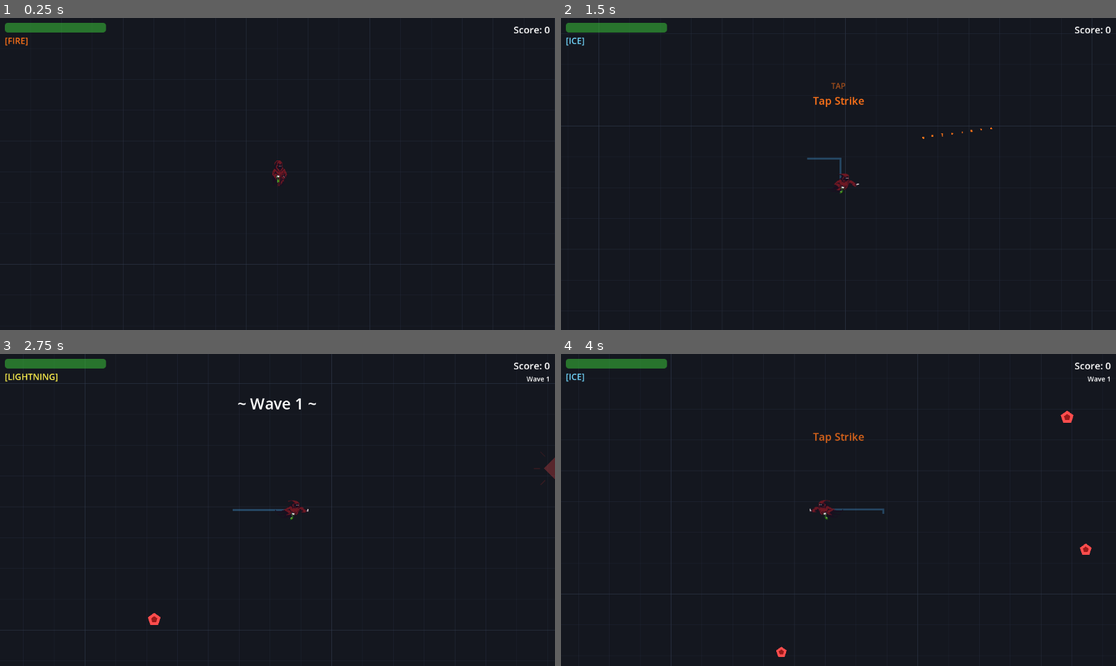
Above: before the commit, frames 1-4 (two rows, left to right).
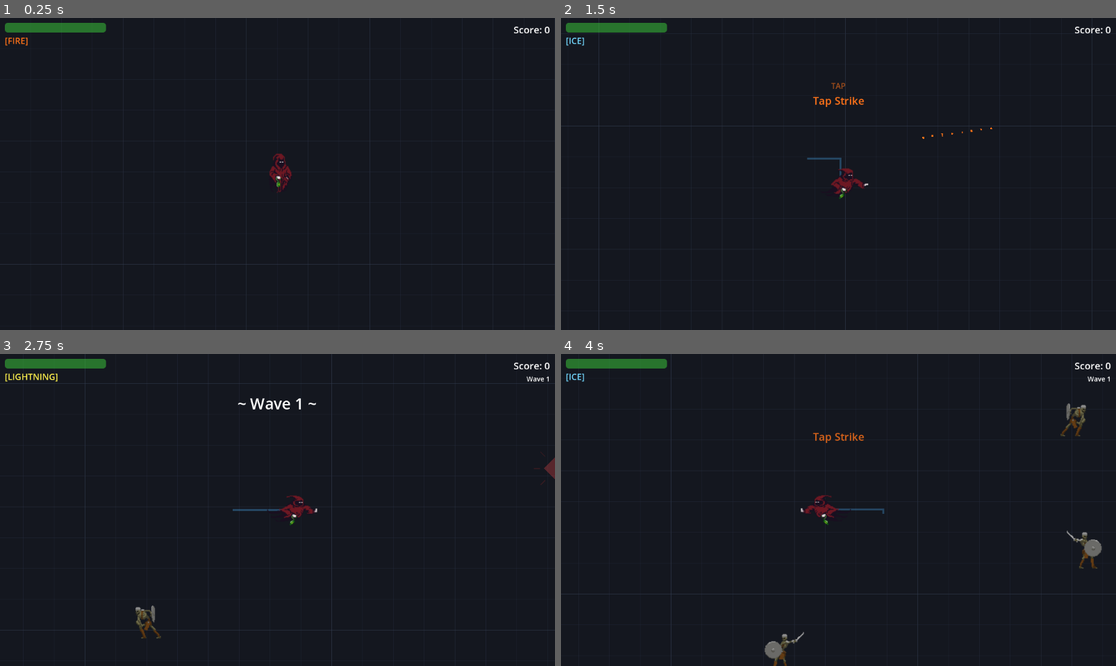
Above: after the commit, the same moments.

Repository: georgeIshaq/its-glyphing-time
Game: Godot game, scene res://scenes/Main.tscn
Same seed, same stepped clock (60 frames per second), same inputs: the game is played once before the commit and once after it.
Inputs (mouse positions are in pixels of both pictures, inside the frame that each line leads up to):
- Up to frame 1 (0.25 s): no input
- Up to frame 2 (1.5 s): tap Enter at 0.5 s; move the mouse to (960, 158) at 0.52 s; hold D (move_right) 0.53-1.28 s; hold 1 (switch_fire) 0.53-1.28 s; click (960, 158) at 0.67 s; move the mouse to (727, 189) at 1.27 s; hold S (move_down) from 1.28 s (still down); tap 2 (switch_ice) at 1.35 s
- Up to frame 3 (2.75 s): move the mouse to (333, 441) at 2.02 s; release S (move_down) at 2.03 s; hold D (move_right) from 2.03 s (still down); hold 3 (switch_lightning) from 2.03 s (still down)
- Up to frame 4 (4 s): move the mouse to (810, 572) at 2.77 s; release D (move_right) at 2.78 s; release 3 (switch_lightning) at 2.78 s; hold W (move_up) 2.78-3.53 s; tap 1 (switch_fire) at 2.85 s; click (810, 572) at 2.92 s; move the mouse to (1005, 556) at 3.52 s; hold A (move_left) from 3.53 s (still down); hold 2 (switch_ice) from 3.53 s (still down)

The runs differ from the first frame. In frame 1, 0.2% of the frame differs, in the area x 48-53%, y 43-56%; in frame 2, 0.2%; in frame 3, 0.4%; in frame 4, 1.0%, in the area x 36-98%, y 15-100%.

Commit message:
Replace programmatic enemy sprites with animated sprite sheets
- Skeleton (6 frames) → basic enemy
- Goblin (12 frames) → fast enemy
- Mushroom (11 frames) → tank enemy
- Flying eye (6 frames) → ranged enemy
- All sprites scaled up 1.5x (tank at 1.8x), player also 1.5x
- 150x150 frames at 7 FPS looping attack animations
- Enemies flip horizontally to face the player
- Added status effect processing to fast/ranged enemy overrides
- Removed old programmatic sprite references

Co-Authored-By: Claude Opus 4.6 (1M context) <noreply@anthropic.com>

Diff:
--- /dev/null
+++ b/art/flying_eye_sprites.tres
@@ -0,0 +1,53 @@
+[gd_resource type="SpriteFrames" load_steps=8 format=3]
+
+[ext_resource type="Texture2D" path="res://art/Flying eye/Attack3.png" id="1_sheet"]
+
+[sub_resource type="AtlasTexture" id="frame_0"]
+atlas = ExtResource("1_sheet")
+region = Rect2(0, 0, 150, 150)
+
+[sub_resource type="AtlasTexture" id="frame_1"]
+atlas = ExtResource("1_sheet")
+region = Rect2(150, 0, 150, 150)
+
+[sub_resource type="AtlasTexture" id="frame_2"]
+atlas = ExtResource("1_sheet")
+region = Rect2(300, 0, 150, 150)
+
+[sub_resource type="AtlasTexture" id="frame_3"]
+atlas = ExtResource("1_sheet")
+region = Rect2(450, 0, 150, 150)
+
+[sub_resource type="AtlasTexture" id="frame_4"]
+atlas = ExtResource("1_sheet")
+region = Rect2(600, 0, 150, 150)
+
+[sub_resource type="AtlasTexture" id="frame_5"]
+atlas = ExtResource("1_sheet")
+region = Rect2(750, 0, 150, 150)
+
+[resource]
+animations = [{
+"frames": [{
+"duration": 1.0,
+"texture": SubResource("frame_0")
+}, {
+"duration": 1.0,
+"texture": SubResource("frame_1")
+}, {
+"duration": 1.0,
+"texture": SubResource("frame_2")
+}, {
+"duration": 1.0,
+"texture": SubResource("frame_3")
+}, {
+"duration": 1.0,
+"texture": SubResource("frame_4")
+}, {
+"duration": 1.0,
+"texture": SubResource("frame_5")
+}],
+"loop": true,
+"name": &"attack",
+"speed": 7.0
+}]
--- /dev/null
+++ b/art/goblin_sprites.tres
@@ -0,0 +1,95 @@
+[gd_resource type="SpriteFrames" load_steps=14 format=3]
+
+[ext_resource type="Texture2D" path="res://art/Goblin/Attack3.png" id="1_sheet"]
+
+[sub_resource type="AtlasTexture" id="frame_0"]
+atlas = ExtResource("1_sheet")
+region = Rect2(0, 0, 150, 150)
+
+[sub_resource type="AtlasTexture" id="frame_1"]
+atlas = ExtResource("1_sheet")
+region = Rect2(150, 0, 150, 150)
+
+[sub_resource type="AtlasTexture" id="frame_2"]
+atlas = ExtResource("1_sheet")
+region = Rect2(300, 0, 150, 150)
+
+[sub_resource type="AtlasTexture" id="frame_3"]
+atlas = ExtResource("1_sheet")
+region = Rect2(450, 0, 150, 150)
+
+[sub_resource type="AtlasTexture" id="frame_4"]
+atlas = ExtResource("1_sheet")
+region = Rect2(600, 0, 150, 150)
+
+[sub_resource type="AtlasTexture" id="frame_5"]
+atlas = ExtResource("1_sheet")
+region = Rect2(750, 0, 150, 150)
+
+[sub_resource type="AtlasTexture" id="frame_6"]
+atlas = ExtResource("1_sheet")
+region = Rect2(900, 0, 150, 150)
+
+[sub_resource type="AtlasTexture" id="frame_7"]
+atlas = ExtResource("1_sheet")
+region = Rect2(1050, 0, 150, 150)
+
+[sub_resource type="AtlasTexture" id="frame_8"]
+atlas = ExtResource("1_sheet")
+region = Rect2(1200, 0, 150, 150)
+
+[sub_resource type="AtlasTexture" id="frame_9"]
+atlas = ExtResource("1_sheet")
+region = Rect2(1350, 0, 150, 150)
+
+[sub_resource type="AtlasTexture" id="frame_10"]
+atlas = ExtResource("1_sheet")
+region = Rect2(1500, 0, 150, 150)
+
+[sub_resource type="AtlasTexture" id="frame_11"]
+atlas = ExtResource("1_sheet")
+region = Rect2(1650, 0, 150, 150)
+
+[resource]
+animations = [{
+"frames": [{
+"duration": 1.0,
+"texture": SubResource("frame_0")
+}, {
+"duration": 1.0,
+"texture": SubResource("frame_1")
+}, {
+"duration": 1.0,
+"texture": SubResource("frame_2")
+}, {
+"duration": 1.0,
+"texture": SubResource("frame_3")
+}, {
+"duration": 1.0,
+"texture": SubResource("frame_4")
+}, {
+"duration": 1.0,
+"texture": SubResource("frame_5")
+}, {
+"duration": 1.0,
+"texture": SubResource("frame_6")
+}, {
+"duration": 1.0,
+"texture": SubResource("frame_7")
+}, {
+"duration": 1.0,
+"texture": SubResource("frame_8")
+}, {
+"duration": 1.0,
+"texture": SubResource("frame_9")
+}, {
+"duration": 1.0,
+"texture": SubResource("frame_10")
+}, {
+"duration": 1.0,
+"texture": SubResource("frame_11")
+}],
+"loop": true,
+"name": &"attack",
+"speed": 7.0
+}]
--- /dev/null
+++ b/art/mushroom_sprites.tres
@@ -0,0 +1,88 @@
+[gd_resource type="SpriteFrames" load_steps=13 format=3]
+
+[ext_resource type="Texture2D" path="res://art/Mushroom/Attack3.png" id="1_sheet"]
+
+[sub_resource type="AtlasTexture" id="frame_0"]
+atlas = ExtResource("1_sheet")
+region = Rect2(0, 0, 150, 150)
+
+[sub_resource type="AtlasTexture" id="frame_1"]
+atlas = ExtResource("1_sheet")
+region = Rect2(150, 0, 150, 150)
+
+[sub_resource type="AtlasTexture" id="frame_2"]
+atlas = ExtResource("1_sheet")
+region = Rect2(300, 0, 150, 150)
+
+[sub_resource type="AtlasTexture" id="frame_3"]
+atlas = ExtResource("1_sheet")
+region = Rect2(450, 0, 150, 150)
+
+[sub_resource type="AtlasTexture" id="frame_4"]
+atlas = ExtResource("1_sheet")
+region = Rect2(600, 0, 150, 150)
+
+[sub_resource type="AtlasTexture" id="frame_5"]
+atlas = ExtResource("1_sheet")
+region = Rect2(750, 0, 150, 150)
+
+[sub_resource type="AtlasTexture" id="frame_6"]
+atlas = ExtResource("1_sheet")
+region = Rect2(900, 0, 150, 150)
+
+[sub_resource type="AtlasTexture" id="frame_7"]
+atlas = ExtResource("1_sheet")
+region = Rect2(1050, 0, 150, 150)
+
+[sub_resource type="AtlasTexture" id="frame_8"]
+atlas = ExtResource("1_sheet")
+region = Rect2(1200, 0, 150, 150)
+
+[sub_resource type="AtlasTexture" id="frame_9"]
+atlas = ExtResource("1_sheet")
+region = Rect2(1350, 0, 150, 150)
+
+[sub_resource type="AtlasTexture" id="frame_10"]
+atlas = ExtResource("1_sheet")
+region = Rect2(1500, 0, 150, 150)
+
+[resource]
+animations = [{
+"frames": [{
+"duration": 1.0,
+"texture": SubResource("frame_0")
+}, {
+"duration": 1.0,
+"texture": SubResource("frame_1")
+}, {
+"duration": 1.0,
+"texture": SubResource("frame_2")
+}, {
+"duration": 1.0,
+"texture": SubResource("frame_3")
+}, {
+"duration": 1.0,
+"texture": SubResource("frame_4")
+}, {
+"duration": 1.0,
+"texture": SubResource("frame_5")
+}, {
+"duration": 1.0,
+"texture": SubResource("frame_6")
+}, {
+"duration": 1.0,
+"texture": SubResource("frame_7")
+}, {
+"duration": 1.0,
+"texture": SubResource("frame_8")
+}, {
+"duration": 1.0,
+"texture": SubResource("frame_9")
+}, {
+"duration": 1.0,
+"texture": SubResource("frame_10")
+}],
+"loop": true,
+"name": &"attack",
+"speed": 7.0
+}]
--- /dev/null
+++ b/art/skeleton_sprites.tres
@@ -0,0 +1,53 @@
+[gd_resource type="SpriteFrames" load_steps=8 format=3]
+
+[ext_resource type="Texture2D" path="res://art/Skeleton/Attack3.png" id="1_sheet"]
+
+[sub_resource type="AtlasTexture" id="frame_0"]
+atlas = ExtResource("1_sheet")
+region = Rect2(0, 0, 150, 150)
+
+[sub_resource type="AtlasTexture" id="frame_1"]
+atlas = ExtResource("1_sheet")
+region = Rect2(150, 0, 150, 150)
+
+[sub_resource type="AtlasTexture" id="frame_2"]
+atlas = ExtResource("1_sheet")
+region = Rect2(300, 0, 150, 150)
+
+[sub_resource type="AtlasTexture" id="frame_3"]
+atlas = ExtResource("1_sheet")
+region = Rect2(450, 0, 150, 150)
+
+[sub_resource type="AtlasTexture" id="frame_4"]
+atlas = ExtResource("1_sheet")
+region = Rect2(600, 0, 150, 150)
+
+[sub_resource type="AtlasTexture" id="frame_5"]
+atlas = ExtResource("1_sheet")
+region = Rect2(750, 0, 150, 150)
+
+[resource]
+animations = [{
+"frames": [{
+"duration": 1.0,
+"texture": SubResource("frame_0")
+}, {
+"duration": 1.0,
+"texture": SubResource("frame_1")
+}, {
+"duration": 1.0,
+"texture": SubResource("frame_2")
+}, {
+"duration": 1.0,
+"texture": SubResource("frame_3")
+}, {
+"duration": 1.0,
+"texture": SubResource("frame_4")
+}, {
+"duration": 1.0,
+"texture": SubResource("frame_5")
+}],
+"loop": true,
+"name": &"attack",
+"speed": 7.0
+}]
--- a/scenes/EnemyBasic.tscn
+++ b/scenes/EnemyBasic.tscn
@@ -1,10 +1,10 @@
 [gd_scene load_steps=4 format=3 uid="uid://cldyt0x1pl3uf"]
 
 [ext_resource type="Script" uid="uid://daemvnqc7xjrt" path="res://scripts/enemy_basic.gd" id="1_piult"]
-[ext_resource type="Script" path="res://scripts/enemy_sprite.gd" id="2_sprite"]
+[ext_resource type="SpriteFrames" path="res://art/skeleton_sprites.tres" id="2_sprites"]
 
 [sub_resource type="CircleShape2D" id="CircleShape2D_kex8l"]
-radius = 14.0
+radius = 16.0
 
 [node name="EnemyBasic" type="CharacterBody2D"]
 script = ExtResource("1_piult")
@@ -12,5 +12,8 @@
 [node name="CollisionShape2D" type="CollisionShape2D" parent="."]
 shape = SubResource("CircleShape2D_kex8l")
 
-[node name="Sprite2D" type="Node2D" parent="."]
-script = ExtResource("2_sprite")
+[node name="Sprite2D" type="AnimatedSprite2D" parent="."]
+scale = Vector2(1.5, 1.5)
+sprite_frames = ExtResource("2_sprites")
+animation = &"attack"
+autoplay = "attack"
--- a/scenes/EnemyFast.tscn
+++ b/scenes/EnemyFast.tscn
@@ -1,10 +1,10 @@
 [gd_scene load_steps=4 format=3]
 
 [ext_resource type="Script" path="res://scripts/enemy_fast.gd" id="1_fast"]
-[ext_resource type="Script" path="res://scripts/enemy_sprite.gd" id="2_sprite"]
+[ext_resource type="SpriteFrames" path="res://art/goblin_sprites.tres" id="2_sprites"]
 
 [sub_resource type="CircleShape2D" id="CircleShape2D_fast"]
-radius = 10.0
+radius = 12.0
 
 [node name="EnemyFast" type="CharacterBody2D"]
 script = ExtResource("1_fast")
@@ -12,7 +12,8 @@
 [node name="CollisionShape2D" type="CollisionShape2D" parent="."]
 shape = SubResource("CircleShape2D_fast")
 
-[node name="Sprite2D" type="Node2D" parent="."]
-script = ExtResource("2_sprite")
-enemy_type = "fast"
-size = 10.0
+[node name="Sprite2D" type="AnimatedSprite2D" parent="."]
+scale = Vector2(1.5, 1.5)
+sprite_frames = ExtResource("2_sprites")
+animation = &"attack"
+autoplay = "attack"
--- a/scenes/EnemyRanged.tscn
+++ b/scenes/EnemyRanged.tscn
@@ -1,7 +1,7 @@
 [gd_scene load_steps=4 format=3]
 
 [ext_resource type="Script" path="res://scripts/enemy_ranged.gd" id="1_ranged"]
-[ext_resource type="Script" path="res://scripts/enemy_sprite.gd" id="2_sprite"]
+[ext_resource type="SpriteFrames" path="res://art/flying_eye_sprites.tres" id="2_sprites"]
 
 [sub_resource type="CircleShape2D" id="CircleShape2D_ranged"]
 radius = 14.0
@@ -12,6 +12,8 @@
 [node name="CollisionShape2D" type="CollisionShape2D" parent="."]
 shape = SubResource("CircleShape2D_ranged")
 
-[node name="Sprite2D" type="Node2D" parent="."]
-script = ExtResource("2_sprite")
-enemy_type = "ranged"
+[node name="Sprite2D" type="AnimatedSprite2D" parent="."]
+scale = Vector2(1.5, 1.5)
+sprite_frames = ExtResource("2_sprites")
+animation = &"attack"
+autoplay = "attack"
--- a/scenes/EnemyTank.tscn
+++ b/scenes/EnemyTank.tscn
@@ -1,7 +1,7 @@
 [gd_scene load_steps=4 format=3]
 
 [ext_resource type="Script" path="res://scripts/enemy_tank.gd" id="1_tank"]
-[ext_resource type="Script" path="res://scripts/enemy_sprite.gd" id="2_sprite"]
+[ext_resource type="SpriteFrames" path="res://art/mushroom_sprites.tres" id="2_sprites"]
 
 [sub_resource type="CircleShape2D" id="CircleShape2D_tank"]
 radius = 20.0
@@ -12,7 +12,8 @@
 [node name="CollisionShape2D" type="CollisionShape2D" parent="."]
 shape = SubResource("CircleShape2D_tank")
 
-[node name="Sprite2D" type="Node2D" parent="."]
-script = ExtResource("2_sprite")
-enemy_type = "tank"
-size = 20.0
+[node name="Sprite2D" type="AnimatedSprite2D" parent="."]
+scale = Vector2(1.8, 1.8)
+sprite_frames = ExtResource("2_sprites")
+animation = &"attack"
+autoplay = "attack"
--- a/scenes/Player.tscn
+++ b/scenes/Player.tscn
@@ -14,6 +14,7 @@
 shape = SubResource("CircleShape2D_mdl7e")
 
 [node name="Sprite2D" type="AnimatedSprite2D" parent="."]
+scale = Vector2(1.5, 1.5)
 sprite_frames = ExtResource("2_sprites")
 animation = &"idle"
 autoplay = "idle"
--- a/scripts/enemy_basic.gd
+++ b/scripts/enemy_basic.gd
@@ -16,10 +16,6 @@
 func _ready() -> void:
 	add_to_group("enemies")
 	base_move_speed = move_speed
-	# Configure sprite type
-	var sprite = get_node_or_null("Sprite2D")
-	if sprite and sprite.has_method("_draw"):
-		sprite.enemy_type = enemy_type
 
 func _physics_process(delta: float) -> void:
 	# Status effect timers
@@ -35,6 +31,11 @@
 		return
 
 	var dir: Vector2 = (player.global_position - global_position).normalized()
+
+	# Flip sprite to face the player
+	var sprite = get_node_or_null("Sprite2D")
+	if sprite and sprite is AnimatedSprite2D:
+		sprite.flip_h = dir.x > 0  # sprites naturally face left
 
 	# Apply knockback decay
 	knockback_velocity = knockback_velocity.lerp(Vector2.ZERO, 8.0 * delta)
--- a/scripts/enemy_fast.gd
+++ b/scripts/enemy_fast.gd
@@ -9,11 +9,14 @@
 	move_speed = 220.0
 	hp = 1
 	enemy_type = "fast"
-	var sprite = get_node_or_null("Sprite2D")
-	if sprite:
-		sprite.enemy_type = "fast"
 
 func _physics_process(delta: float) -> void:
+	_process_status_effects(delta)
+	if is_frozen:
+		velocity = Vector2.ZERO
+		move_and_slide()
+		return
+
 	var player = get_tree().get_first_node_in_group("player")
 	if player == null:
 		return
@@ -27,6 +30,11 @@
 	var to_player: Vector2 = (player.global_position - global_position).normalized()
 	var strafe: Vector2 = to_player.rotated(PI / 2.0) * strafe_dir * 0.5
 
+	# Flip sprite to face the player
+	var sprite = get_node_or_null("Sprite2D")
+	if sprite and sprite is AnimatedSprite2D:
+		sprite.flip_h = to_player.x > 0
+
 	knockback_velocity = knockback_velocity.lerp(Vector2.ZERO, 8.0 * delta)
 	velocity = (to_player + strafe).normalized() * move_speed + knockback_velocity
 	move_and_slide()
--- a/scripts/enemy_ranged.gd
+++ b/scripts/enemy_ranged.gd
@@ -12,11 +12,14 @@
 	move_speed = 90.0
 	hp = 2
 	enemy_type = "ranged"
-	var sprite = get_node_or_null("Sprite2D")
-	if sprite:
-		sprite.enemy_type = "ranged"
 
 func _physics_process(delta: float) -> void:
+	_process_status_effects(delta)
+	if is_frozen:
+		velocity = Vector2.ZERO
+		move_and_slide()
+		return
+
 	var player = get_tree().get_first_node_in_group("player")
 	if player == null:
 		return
@@ -24,6 +27,11 @@
 	var to_player: Vector2 = player.global_position - global_position
 	var dist: float = to_player.length()
 	var dir: Vector2 = to_player.normalized()
+
+	# Flip sprite to face the player
+	var sprite = get_node_or_null("Sprite2D")
+	if sprite and sprite is AnimatedSprite2D:
+		sprite.flip_h = dir.x > 0
 
 	# Try to maintain preferred distance
 	knockback_velocity = knockback_velocity.lerp(Vector2.ZERO, 8.0 * delta)
--- a/scripts/enemy_tank.gd
+++ b/scripts/enemy_tank.gd
@@ -6,7 +6,3 @@
 	move_speed = 70.0
 	hp = 8
 	enemy_type = "tank"
-	var sprite = get_node_or_null("Sprite2D")
-	if sprite:
-		sprite.enemy_type = "tank"
-		sprite.size = 20.0
Binary file added: art/Flying eye/Attack3.png
Not shown, added: art/Flying eye/Attack3.png.import
Binary file added: art/Flying eye/projectile_sprite.png
Not shown, added: art/Flying eye/projectile_sprite.png.import
Binary file added: art/Goblin/Attack3.png
Not shown, added: art/Goblin/Attack3.png.import
Binary file added: art/Goblin/Bomb_sprite.png
Not shown, added: art/Goblin/Bomb_sprite.png.import
Binary file added: art/Mushroom/Attack3.png
Not shown, added: art/Mushroom/Attack3.png.import
Binary file added: art/Mushroom/Projectile_sprite.png
Not shown, added: art/Mushroom/Projectile_sprite.png.import
(and 4 more such lines)
